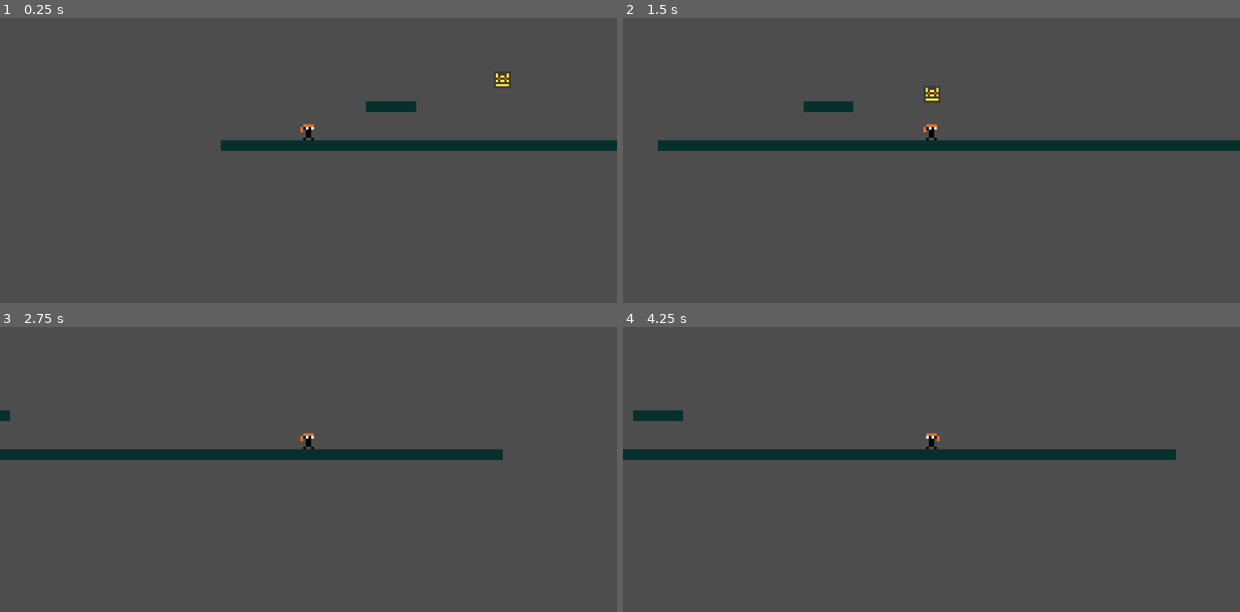
Above: before the commit, frames 1-4 (two rows, left to right).
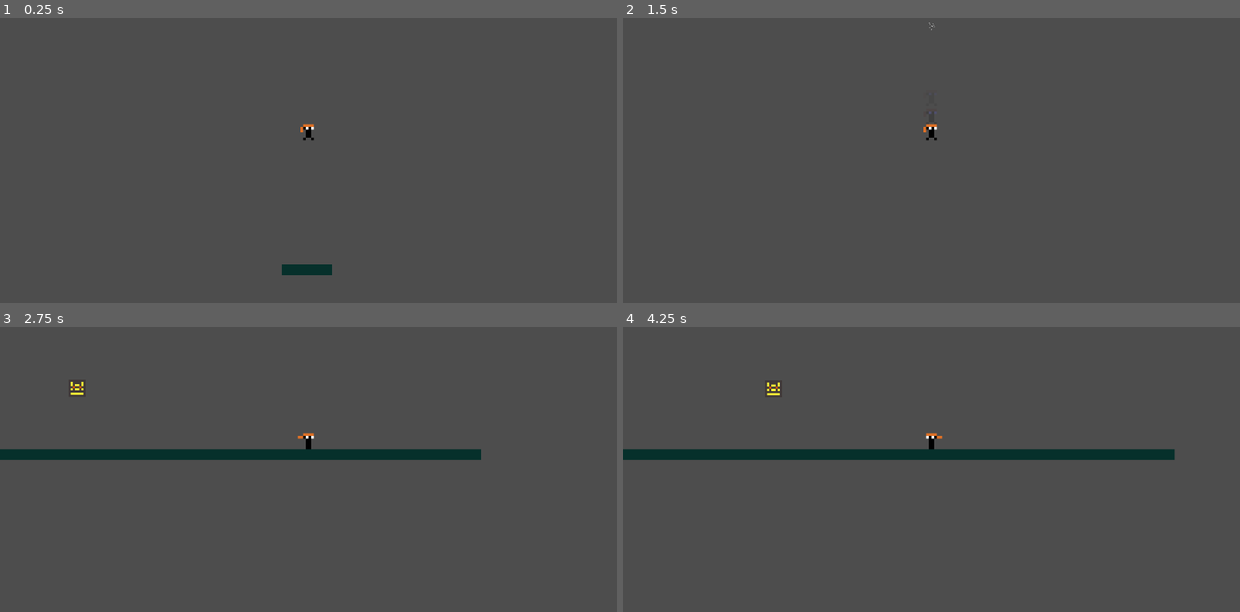
Above: after the commit, the same moments.

Repository: randemlyy/kinetic-shift
Game: Godot game, scene res://Scenes/TestLevel.tscn
The game is run twice, just before and just after one commit, with the same random seed, the same clock (stepped at 60 frames per second) and the same inputs.
Inputs (mouse positions are in pixels of both pictures, inside the frame that each line leads up to):
- Up to frame 1 (0.25 s): no input
- Up to frame 2 (1.5 s): tap Enter at 0.5 s; move the mouse to (1067, 112) at 0.52 s; hold D (move_right) 0.53-1.28 s; tap Shift (dash) at 0.6, 1.35 s; click (1067, 112) at 0.67 s; tap Space (jump) at 0.77 s; move the mouse to (808, 146) at 1.27 s; hold S (move_down) from 1.28 s (still down)
- Up to frame 3 (2.75 s): tap Space (jump) at 1.52 s; move the mouse to (370, 361) at 2.02 s; release S (move_down) at 2.03 s; hold D (move_right) from 2.03 s (still down); tap Alt at 2.1 s; tap Shift (dash) at 2.3 s
- Up to frame 4 (4.25 s): move the mouse to (900, 506) at 2.77 s; release D (move_right) at 2.78 s; hold W (move_up) 2.78-3.53 s; tap Shift (dash) at 2.85, 3.6 s; click (900, 506) at 2.92 s; tap Space (jump) at 3.02, 3.5, 3.77 s; move the mouse to (1116, 489) at 3.52 s; hold A (move_left) from 3.53 s (still down)

The runs differ from the first frame. In frame 1, 3.1% of the frame differs, in the area x 35-100%, y 19-91%; in frame 2, 4.0%, in the area x 5-100%, y 1-47%; in frame 3, 0.3%; in frame 4, 0.4%.

Commit message:
luh calm particles (dash and landing)

Diff:
--- /dev/null
+++ b/kinetic-shift/Scenes/Particles/DashBurst.tscn
@@ -0,0 +1,19 @@
+[gd_scene format=3 uid="uid://bmm3neyxq677q"]
+
+[sub_resource type="ParticleProcessMaterial" id="ParticleProcessMaterial_ii66y"]
+particle_flag_disable_z = true
+emission_shape = 3
+emission_box_extents = Vector3(6, 6, 0)
+spread = 30.0
+initial_velocity_min = 40.0
+initial_velocity_max = 75.0
+gravity = Vector3(0, 75, 0)
+damping_max = 80.0
+
+[node name="DashBurst" type="GPUParticles2D" unique_id=1471687986]
+emitting = false
+amount = 12
+lifetime = 0.14
+one_shot = true
+explosiveness = 1.0
+process_material = SubResource("ParticleProcessMaterial_ii66y")
--- /dev/null
+++ b/kinetic-shift/Scenes/Particles/LandingDust.tscn
@@ -0,0 +1,23 @@
+[gd_scene format=3 uid="uid://du1jji02ho1l4"]
+
+[ext_resource type="Texture2D" uid="uid://bxuwx4dc4noie" path="res://Assets/Particles/LandingDust.png" id="1_kmg4u"]
+
+[sub_resource type="ParticleProcessMaterial" id="ParticleProcessMaterial_cv87x"]
+lifetime_randomness = 0.5
+particle_flag_disable_z = true
+emission_shape = 3
+emission_box_extents = Vector3(15, 0, 0)
+direction = Vector3(0, -1, 0)
+spread = 80.0
+initial_velocity_min = 18.0
+initial_velocity_max = 45.0
+gravity = Vector3(0, 160, 0)
+damping_max = 100.00001
+scale_max = 2.0
+
+[node name="LandingDust" type="GPUParticles2D" unique_id=1682053454]
+emitting = false
+texture = ExtResource("1_kmg4u")
+lifetime = 0.22
+explosiveness = 1.0
+process_material = SubResource("ParticleProcessMaterial_cv87x")
--- a/kinetic-shift/Scenes/Player.tscn
+++ b/kinetic-shift/Scenes/Player.tscn
@@ -2,19 +2,22 @@
 
 [ext_resource type="Script" uid="uid://cqep8snq41v1w" path="res://Scripts/Player.gd" id="1_kyqiw"]
 [ext_resource type="Script" uid="uid://cgriix0qet1gj" path="res://Scripts/MovementComponent.gd" id="2_gntrk"]
-[ext_resource type="Texture2D" uid="uid://ca7yaeqtht5lf" path="res://Assets/Sprites/PlayerSpriteSheet.png" id="2_megsn"]
+[ext_resource type="Texture2D" uid="uid://ca7yaeqtht5lf" path="res://Assets/Sprites/Spritesheets/PlayerSpriteSheet.png" id="2_megsn"]
 [ext_resource type="Script" uid="uid://bwq2eg0u7nygy" path="res://Scripts/DashComponent.gd" id="3_5ixxa"]
 [ext_resource type="Script" uid="uid://dnb17cxfciytr" path="res://Scripts/LaunchComponent.gd" id="4_nn08x"]
 [ext_resource type="Script" uid="uid://3y1ldggyhm0a" path="res://Scripts/InputComponent.gd" id="6_nn08x"]
 [ext_resource type="Script" uid="uid://ddjk6olmpmyo4" path="res://Scripts/HitStopComponent.gd" id="7_52ee3"]
 [ext_resource type="Script" uid="uid://duksvcjvuuldk" path="res://Scripts/DashEffectComponent.gd" id="8_bhhdu"]
 [ext_resource type="Script" uid="uid://b6l163x4cfueg" path="res://Scripts/LaunchEffectComponent.gd" id="9_megsn"]
+[ext_resource type="Script" uid="uid://dmap1vupvx60f" path="res://Scripts/ParticleComponent.gd" id="10_ksbbd"]
+[ext_resource type="PackedScene" uid="uid://du1jji02ho1l4" path="res://Scenes/Particles/LandingDust.tscn" id="11_glx4g"]
+[ext_resource type="PackedScene" uid="uid://bmm3neyxq677q" path="res://Scenes/Particles/DashBurst.tscn" id="11_miouo"]
 
 [sub_resource type="RectangleShape2D" id="RectangleShape2D_dewec"]
-size = Vector2(40, 40)
+size = Vector2(34, 31)
 
 [sub_resource type="CircleShape2D" id="CircleShape2D_gntrk"]
-radius = 28.0
+radius = 25.0
 
 [sub_resource type="Animation" id="Animation_yoq75"]
 resource_name = "Idle"
@@ -78,12 +81,14 @@
 script = ExtResource("1_kyqiw")
 
 [node name="CollisionShape2D" type="CollisionShape2D" parent="." unique_id=234362877]
+position = Vector2(-1, 4.5)
 shape = SubResource("RectangleShape2D_dewec")
 
 [node name="DashHitbox" type="Area2D" parent="." unique_id=429536259]
 collision_mask = 17
 
 [node name="CollisionShape2D" type="CollisionShape2D" parent="DashHitbox" unique_id=1760294041]
+position = Vector2(-0.83, 4.205)
 shape = SubResource("CircleShape2D_gntrk")
 
 [node name="Camera2D" type="Camera2D" parent="." unique_id=1574562807]
@@ -122,3 +127,8 @@
 
 [node name="AnimationPlayer" type="AnimationPlayer" parent="." unique_id=584641670]
 libraries/ = SubResource("AnimationLibrary_miouo")
+
+[node name="ParticleComponent" type="Node2D" parent="." unique_id=1041298305]
+script = ExtResource("10_ksbbd")
+dash_effect = ExtResource("11_miouo")
+landing_effect = ExtResource("11_glx4g")
--- a/kinetic-shift/Scenes/TestLevel.tscn
+++ b/kinetic-shift/Scenes/TestLevel.tscn
@@ -11,10 +11,10 @@
 scale = Vector2(64.21, 1)
 
 [node name="Player" parent="." unique_id=464782827 instance=ExtResource("2_shgkq")]
-position = Vector2(48, 378)
+position = Vector2(178, -1052)
 
 [node name="Platform2" parent="." unique_id=123808926 instance=ExtResource("1_5ms4e")]
-position = Vector2(202.00002, 362)
+position = Vector2(175, -740)
 scale = Vector2(4.665, 1)
 
 [node name="Drone" parent="." unique_id=1400896138 instance=ExtResource("3_drone")]
--- a/kinetic-shift/Scripts/ParticleComponent.gd
+++ b/kinetic-shift/Scripts/ParticleComponent.gd
@@ -5,16 +5,17 @@
 @export var landing_effect: PackedScene
 @export var death_effect: PackedScene
 
-func play_dash() -> void:
-	_spawn(dash_effect, global_position)
+func play_dash(dash_direction: Vector2) -> void:
+	_spawn(dash_effect, global_position, -1.0, -dash_direction.normalized())
 
-func play_landing(offset: Vector2 = Vector2.ZERO) -> void:
-	_spawn(landing_effect, global_position + offset)
+func play_landing(offset: Vector2, impact_speed: float) -> void:
+	var intensity = clampf(impact_speed / 600.0, 0.15, 1.0)
+	_spawn(landing_effect, global_position + offset, intensity)
 
 func play_death() -> void:
 	_spawn(death_effect, global_position)
 
-func _spawn(effect_scene: PackedScene, position: Vector2) -> void:
+func _spawn(effect_scene: PackedScene, at_position: Vector2, impact_intensity: float = -1.0, particle_direction: Vector2 = Vector2.ZERO) -> void:
 	if effect_scene == null:
 		return
 
@@ -27,19 +28,20 @@
 		effect.free()
 		return
 
+	if impact_intensity >= 0.0:
+		effect.amount_ratio = impact_intensity
+		effect.speed_scale = lerpf(0.75, 1.5, impact_intensity)
+
+	if particle_direction != Vector2.ZERO:
+		var curr_material = effect.process_material as ParticleProcessMaterial
+		if curr_material != null:
+			var instance_material = curr_material.duplicate() as ParticleProcessMaterial
+			instance_material.direction = Vector3(particle_direction.x, particle_direction.y, 0.0)
+			effect.process_material = instance_material
+
 	effect.emitting = false
 	effect.one_shot = true
 	scene_root.add_child(effect)
-	effect.global_position = position
+	effect.global_position = at_position
 	effect.finished.connect(effect.queue_free, CONNECT_ONE_SHOT)
 	effect.emitting = true
-
-
-# Called when the node enters the scene tree for the first time.
-func _ready() -> void:
-	pass # Replace with function body.
-
-
-# Called every frame. 'delta' is the elapsed time since the previous frame.
-func _process(delta: float) -> void:
-	pass
--- a/kinetic-shift/Scripts/Player.gd
+++ b/kinetic-shift/Scripts/Player.gd
@@ -4,7 +4,9 @@
 @onready var dash_c: DashComponent = $DashComponent
 @onready var launch_c: LaunchComponent = $LaunchComponent
 @onready var movement_c: MovementComponent = $MovementComponent
+@onready var particle_c: ParticleComponent = $ParticleComponent
 @onready var hitstop_c: HitStopComponent = $HitStopComponent
+
 @onready var dash_effect: DashEffectComponent = $DashEffectComponent
 @onready var launch_effect: LaunchEffectComponent = $LaunchEffectComponent
 @onready var animation_player: AnimationPlayer = $AnimationPlayer
@@ -15,6 +17,7 @@
 	dash_c.hitbox.monitoring = false
 
 func _physics_process(delta: float) -> void:
+	var was_on_floor = is_on_floor()
 	input_c.update_input()
 
 	if input_c.move_x != 0.0:
@@ -23,10 +26,14 @@
 	if is_on_floor():
 		dash_c.refresh()
 
+	# Dash input check and dash particle effect
 	if not dash_c.active and not launch_c.active:
 		if input_c.dash_pressed and dash_c.can_start():
 			dash_c.start(movement_c.facing, input_c.move_dir)
+			particle_c.play_dash(dash_c.direction)
 
+
+	# Handling dash and launch velocity
 	if dash_c.active:
 		velocity = dash_c.velocity_for_frame(delta)
 
@@ -37,12 +44,19 @@
 	else:
 		movement_c.tick(self, delta, input_c)
 
+	var landing_speed = maxf(velocity.y, 0.0)
 	move_and_slide()
+
+	if not was_on_floor and is_on_floor():
+		particle_c.play_landing(Vector2(0.0, 20.0), landing_speed)
+
 	_update_animation()
 
 	dash_effect.update_effect(delta, dash_c.active)
 	launch_effect.update_effect(delta, launch_c.active)
 
+
+	# Launch check
 	if dash_c.active:
 
 		var enemy := dash_c.find_enemy()
Binary file added: kinetic-shift/Assets/Particles/LandingDust.png
Not shown, changed: kinetic-shift/Assets/Particles/LandingDust.png.import
Renamed: kinetic-shift/Assets/Sprites/PlayerSpriteSheet.png -> kinetic-shift/Assets/Sprites/Spritesheets/PlayerSpriteSheet.png
Not shown, added: kinetic-shift/Assets/Sprites/Spritesheets/PlayerSpriteSheet.png.import
